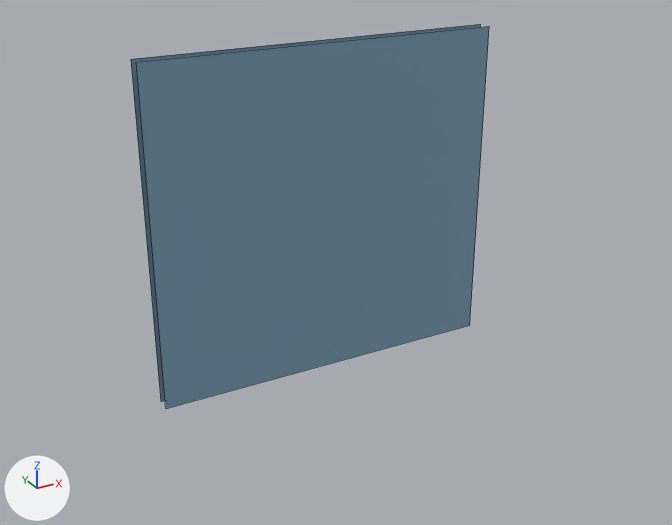
Two versions of the FBX model Abscondence Beta - Project/Assets/Models/Level Kit Alpha Models/Door_Single.fbx, one commit apart.
Both versions are drawn from a 50 mm lens placed at (-5.6, -8.16, 6.76), pointed at (-0.78, 0.6, 2.38). Lighting does not change. The marker at lower left points along +X, +Y and +Z. Mesh edges are drawn as thin lines. Where no turn or scale is listed for an object, it has been applied to the vertices.

In view in the first picture: 'Door_Single'.
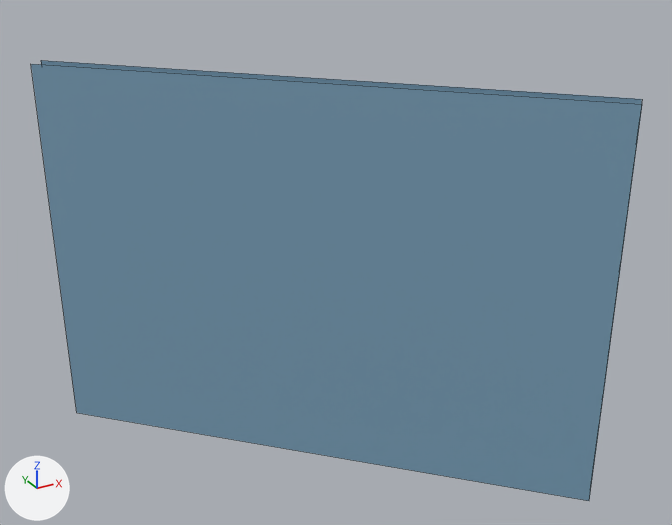
Where the newer file only moved an object's origin or applied its transform, the numbers keep the older frame.

What differs and where, as boxes [x1, y1, x2, y2] in the pictures (672 x 525 px):
```json
{"object": "Door_Single", "change": "reshaped", "before": [131, 24, 489, 409], "after": [31, 60, 642, 501], "on screen": "70% wider, 15% taller"}
```

Scene script edits in JSON lines:
```json
{"block": "me_mesh", "where": "me_mesh.from_pydata(...)  # 8 vertices, 2 faces; spans x -2.49..2.49, y 2.2..2.4, z 0.0..4.6"}
{"block": "me_mesh", "where": "# used by ob_door_single; location = (0.0, 0.0, 0.0)"}
{"block": "me_mesh", "change": "me_mesh part 1"}
{"op": "set", "path": "me_mesh.vertices[0].co", "old": "(-2.49, 2.2, 0.0)", "new": "(-3.55, 2.68, 0.0)", "note": "pixel (165, 408) -> pixel (76, 412)"}
{"op": "set", "path": "me_mesh.vertices[1].co", "old": "(-2.49, 2.2, 4.6)", "new": "(-3.55, 2.68, 4.6)", "note": "pixel (136, 62) -> pixel (30, 63)"}
{"op": "set", "path": "me_mesh.vertices[2].co", "old": "(-2.49, 2.4, 4.6)", "new": "(-3.41, 2.82, 4.6)", "note": "pixel (130, 59) -> pixel (40, 60)"}
{"op": "set", "path": "me_mesh.vertices[3].co", "old": "(-2.49, 2.4, 0.0)", "new": "(-3.41, 2.82, 0.0)", "note": "pixel (160, 401) -> not seen"}
{"op": "set", "path": "me_mesh.vertices[4].co", "old": "(2.49, 2.4, 4.6)", "new": "(1.24, -1.83, 4.6)", "note": "pixel (480, 24) -> pixel (642, 99)"}
{"op": "set", "path": "me_mesh.vertices[5].co", "old": "(2.49, 2.4, 0.0)", "new": "(1.24, -1.83, 0.0)", "note": "not seen -> pixel (589, 490)"}
{"op": "set", "path": "me_mesh.vertices[6].co", "old": "(2.49, 2.2, 0.0)", "new": "(1.1, -1.97, 0.0)", "note": "pixel (469, 325) -> pixel (589, 500)"}
{"op": "set", "path": "me_mesh.vertices[7].co", "old": "(2.49, 2.2, 4.6)", "new": "(1.1, -1.97, 4.6)", "note": "pixel (489, 26) -> pixel (642, 104)"}
```
